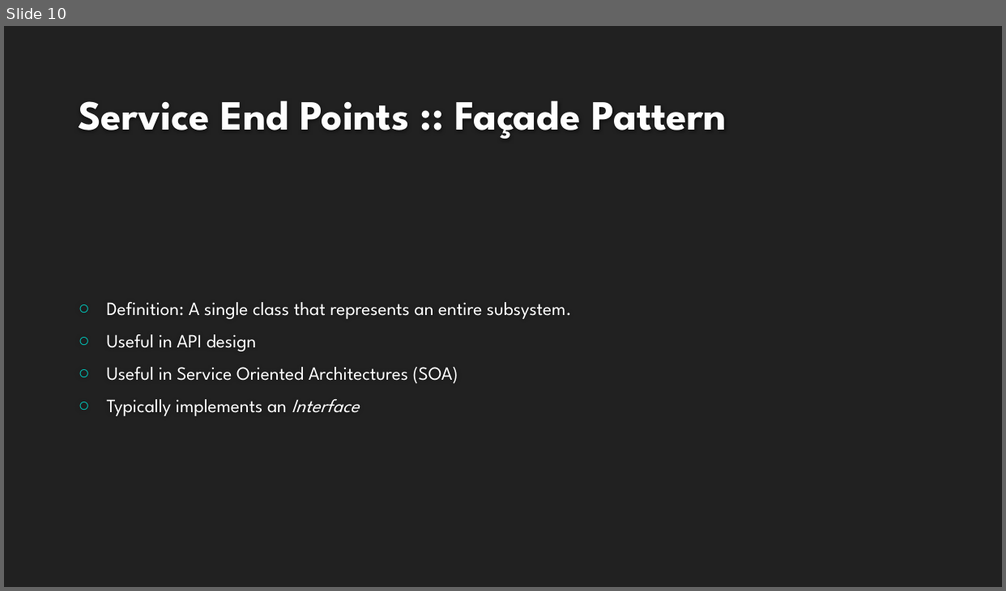
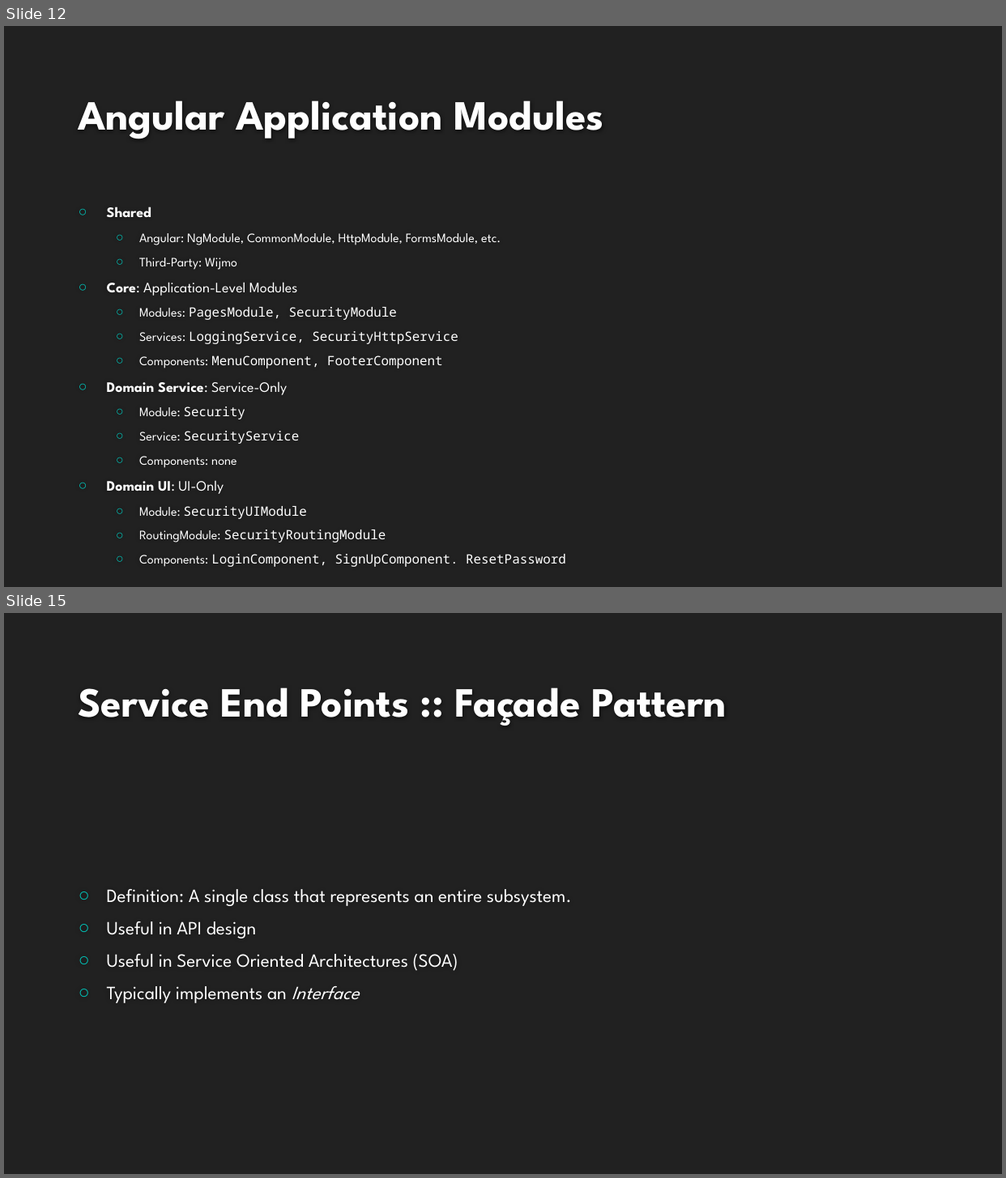
Before and after one commit to buildmotion/better-business-logic-with-typescript, a slide deck: Presentation/Better Business Logic with Typescript.pptx. Shown one above the other, each under a label of ours: slide 10 before the commit, slides 12 and 15 after it; the slides between them are not shown. The pictures are 1006x591 and 1006x1178 pixels, drawn with LibreOffice and Linux fonts; fonts in the diff are those of the drawing; background and template pictures are left out. Boxes give left, top, right and bottom in pixels: in the first picture for what was removed or moved away, otherwise in the second. Text is boxed around its words. In the diff, an @@ line names an element or a change of style, - is before the commit and + after.

```diff
--- a/Presentation/Better Business Logic with Typescript.pptx
+++ b/Presentation/Better Business Logic with Typescript.pptx
@@ slide 12 added at bbox=[4, 26, 1002, 587], background #212121 @@
@@ title added at bbox=[78, 101, 603, 139], 40 pt, text #FEFEFE, bold @@
+Angular Application Modules
@@ text added at bbox=[107, 207, 566, 567], 12.4 pt, text #FFFFFF @@
+○ Shared
+  ○ Angular: NgModule, CommonModule, HttpModule, FormsModule, etc.
+  ○ Third-Party: Wijmo
+○ Core: Application-Level Modules
+  ○ Modules: PagesModule, SecurityModule
+  ○ Services: LoggingService, SecurityHttpService
+  ○ Components: MenuComponent, FooterComponent
+○ Domain Service: Service-Only
+  ○ Module: Security
+  ○ Service: SecurityService
+  ○ Components: none
+○ Domain UI: UI-Only
+  ○ Module: SecurityUIModule
+  ○ RoutingModule: SecurityRoutingModule
+  ○ Components: LoginComponent, SignUpComponent. ResetPassword
@@ what was slide 10 is now slide 15 @@
```
Also in this commit, not shown: 9 other slides added, 38 other files.
